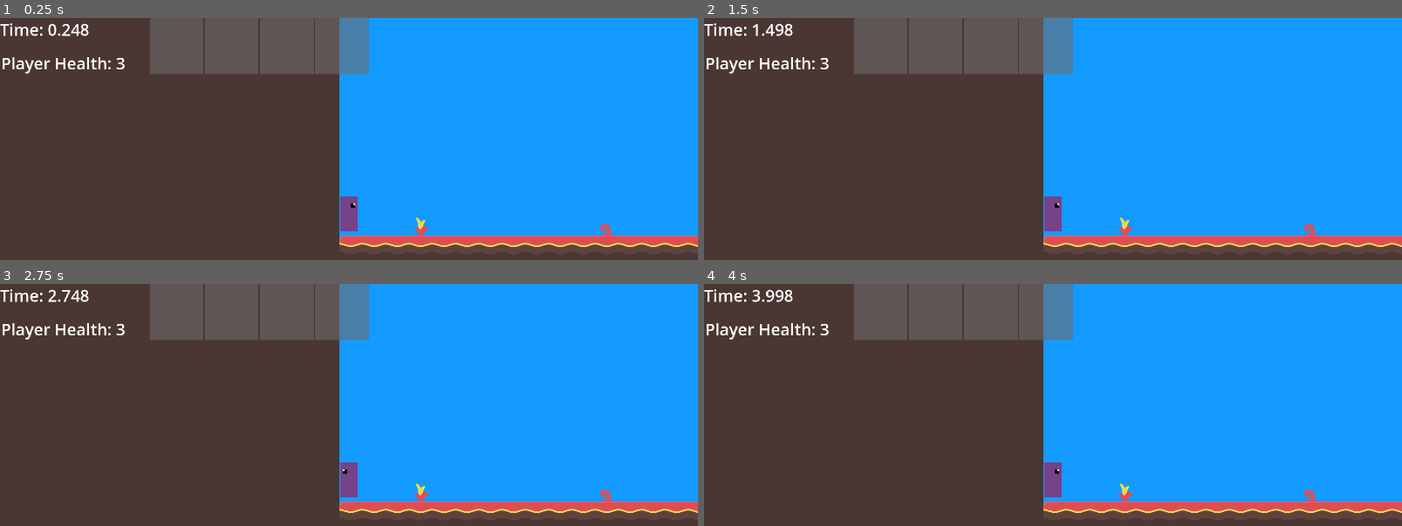
Above: before the commit, frames 1-4 (two rows, left to right).
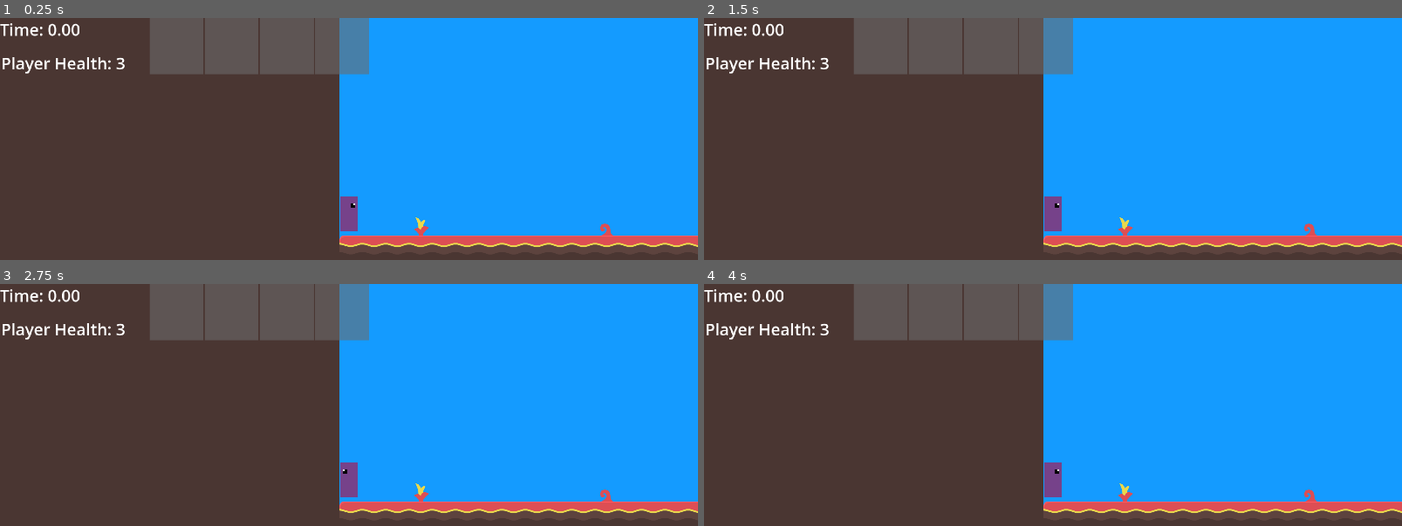
Above: after the commit, the same moments.

Repository: AidanCooper2003/AshenSkies
Game: Godot game, scene res://scenes/levels/playtest_level.tscn
Same seed, same stepped clock (60 frames per second), same inputs: the game is played once before the commit and once after it.
Inputs (mouse positions are in pixels of both pictures, inside the frame that each line leads up to):
- Up to frame 1 (0.25 s): no input
- Up to frame 2 (1.5 s): move the mouse to (1206, 194) at 0.52 s; press the mouse at (1206, 194) at 0.53 s; hold D (Move Right) from 0.53 s (still down); tap Space (Jump) at 0.77 s; move the mouse to (913, 233) at 1.27 s; release the mouse at (913, 233) at 1.28 s; right-click (913, 233) at 1.35 s
- Up to frame 3 (2.75 s): tap Space (Jump) at 1.52 s; move the mouse to (418, 392) at 2.02 s; release D (Move Right) at 2.03 s; hold A (Move Left) from 2.03 s (still down); tap Mouse wheel down (SwapWeaponDown) at 2.1 s
- Up to frame 4 (4 s): move the mouse to (outside the picture) at 2.77 s; release A (Move Left) at 2.78 s; hold D (Move Right) from 2.78 s (still down); tap Mouse wheel up (SwapWeaponUp) at 2.85 s; tap Space (Jump) at 3.02, 3.77 s; move the mouse to (outside the picture) at 3.52 s; hold E (Tertiary Fire) from 3.53 s (still down)

The runs differ from the first frame. In frame 1, 0.1% of the frame differs, in the area x 8-13%, y 2-8%; in frame 2, 0.2%; in frame 3, 0.2%, in the area x 6-13%, y 2-8%; in frame 4, 0.1%.
Error in both runs: Cannot call method 'get_children' on a null value. (res://scripts/ui/crafting_ui_manager.gd:25)

Commit message:
Partially refactored UI manager

Diff:
--- a/scripts/ui/ui_manager.gd
+++ b/scripts/ui/ui_manager.gd
@@ -2,50 +2,50 @@
 
 extends Node2D
 
-@export var timerText: RichTextLabel
-@export var finalTimerText: RichTextLabel
-@export var healthText: RichTextLabel
-@export var deathText: RichTextLabel
-@export var deselectedSlotColor: Color
-@export var selecectedSlotColor: Color
-@export var weaponSlots: Array[Control]
+@export var _timer_text: RichTextLabel
+@export var _final_timer_text: RichTextLabel
+@export var _health_text: RichTextLabel
+@export var _death_text: RichTextLabel
+@export var _deselected_slot_color: Color
+@export var _selected_slot_color: Color
+@export var _weapon_slots: Array[Control]
 
-var lastSelectedWeapon = 0
-var time: float = 0.0
+var _last_selected_weapon := 0
+var _time: float = 0.0
 
 
 
 func _process(delta):
-	if timerText != null:
-		time += delta
-		timerText.text = "Time: " + str(snapped(time, 0.001))
+	if _timer_text != null:
+		_time += delta
+		_timer_text.text = "Time: " + str(snapped(_time, 0.001))
 
 func _on_area_2d_area_entered(area):
-	finalTimerText.text = "FINAL TIME: " + str(snapped(time, 0.001))
+	_final_timer_text.text = "FINAL TIME: " + str(snapped(_time, 0.001))
 
 
 
 func _on_player_health_changed(newHealth: int):
-	healthText.text = "Player Health: " + str(newHealth)
+	_health_text.text = "Player Health: " + str(newHealth)
 	if newHealth == 0:
-		deathText.visible = true
+		_death_text.visible = true
 
 
 func _on_player_new_weapon_selected(newWeapon: int):
-	weaponSlots[lastSelectedWeapon].modulate = deselectedSlotColor
-	weaponSlots[newWeapon].modulate = selecectedSlotColor
-	lastSelectedWeapon = newWeapon
+	_weapon_slots[_last_selected_weapon].modulate = _deselected_slot_color
+	_weapon_slots[newWeapon].modulate = _selected_slot_color
+	_last_selected_weapon = newWeapon
 
 
 func _on_player_durability_changed(_current_weapon: int, durability: int):
-	weaponSlots[_current_weapon].get_child(2).value = durability
+	_weapon_slots[_current_weapon].get_child(2).value = durability
 
 func _on_player_weapon_slot_changed(weaponSlot: int, weaponName: String):
 	if weaponName == "":
-		weaponSlots[weaponSlot].get_child(1).texture = null
-		weaponSlots[weaponSlot].get_child(2).visible = false
+		_weapon_slots[weaponSlot].get_child(1).texture = null
+		_weapon_slots[weaponSlot].get_child(2).visible = false
 		return
-	weaponSlots[weaponSlot].get_child(1).texture = (
+	_weapon_slots[weaponSlot].get_child(1).texture = (
 			load("res://sprites/item_icons/" + CSVManager.get_item_icon(weaponName))
 	)
-	weaponSlots[weaponSlot].get_child(2).visible = true
+	_weapon_slots[weaponSlot].get_child(2).visible = true
--- a/scripts/utility/debug_helper.gd
+++ b/scripts/utility/debug_helper.gd
@@ -1,13 +1,13 @@
 extends Node2D
 
-@export var timerText: RichTextLabel
-@export var finalTimerText: RichTextLabel
-@export var healthText: RichTextLabel
-@export var deathText: RichTextLabel
+@export var _timer_text: RichTextLabel
+@export var _final_timer_text: RichTextLabel
+@export var _health_text: RichTextLabel
+@export var _death_text: RichTextLabel
 @export var _player: Player
 @export var uiManager: UIManager
 
-var time: float = 0.0
+var _time: float = 0.0
 
 
 
